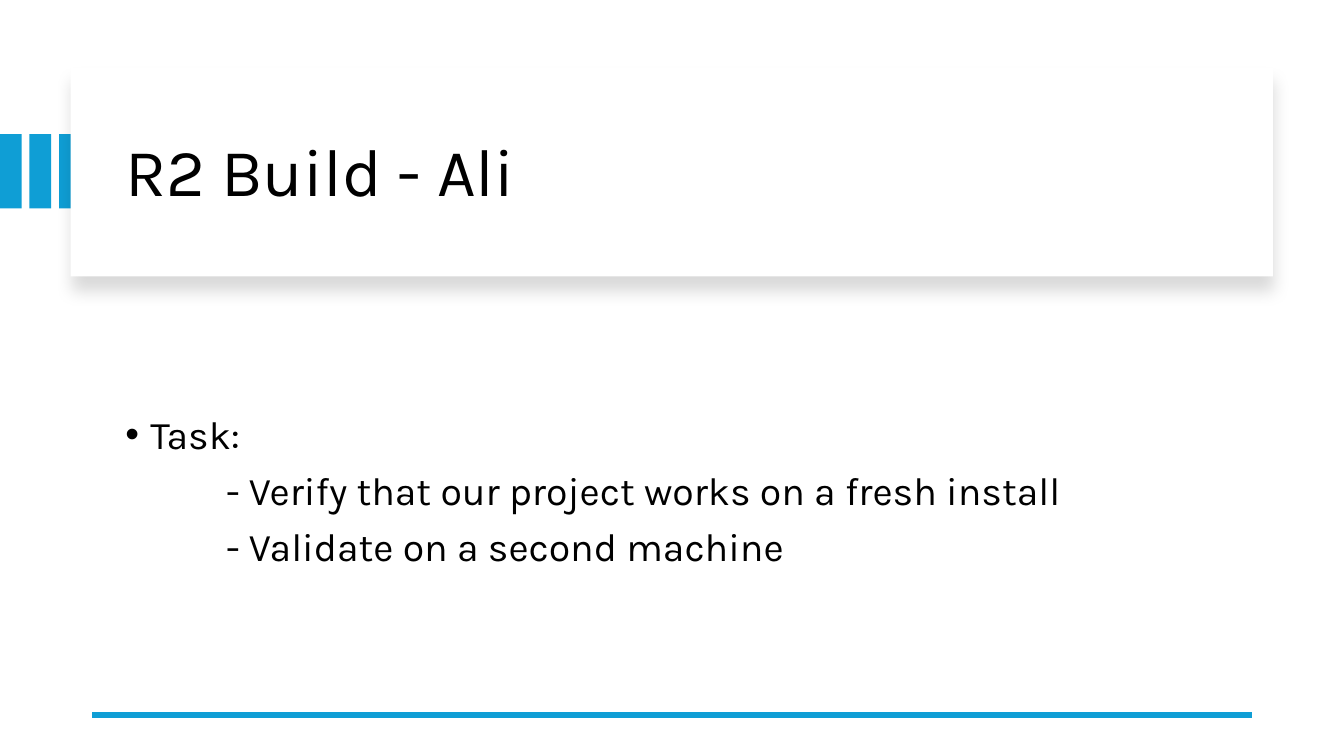
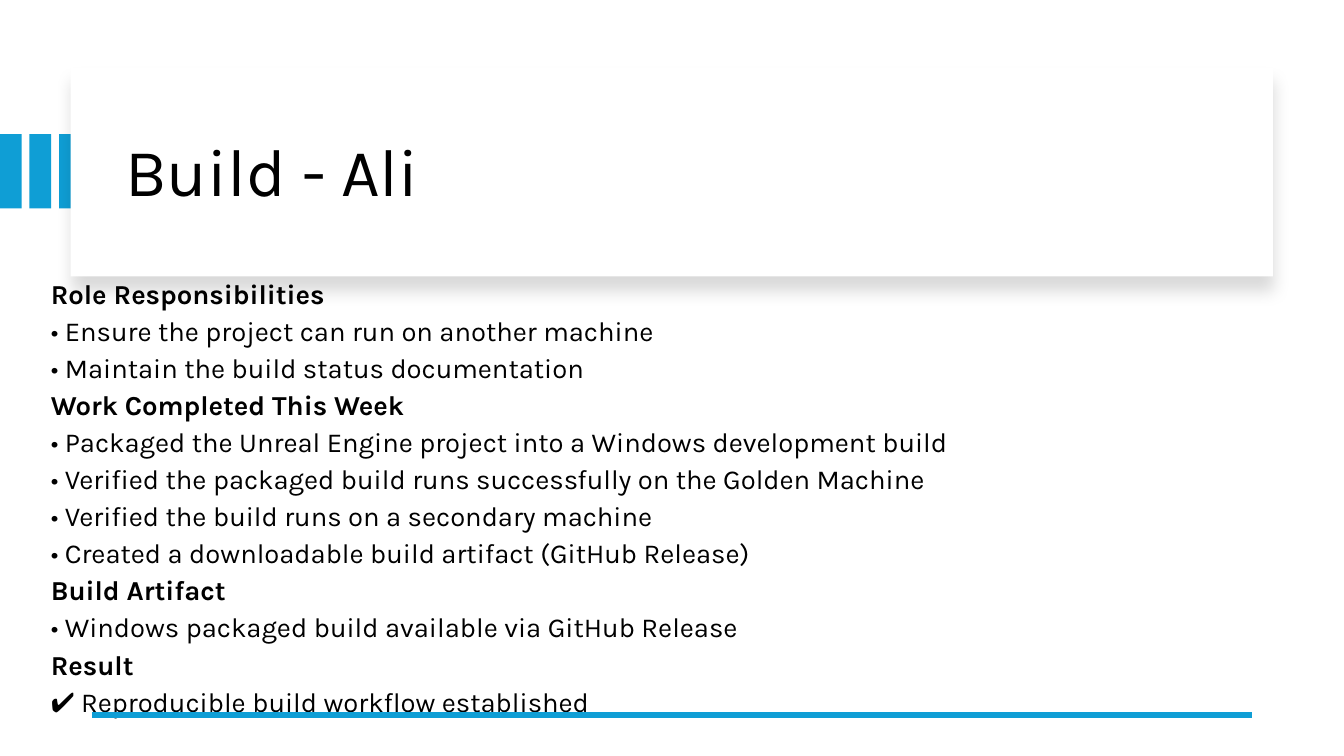
Before and after one commit to ctrl-muna/499-Codrone-Sim, a slide deck: slide 4 of docs/Presentation/W03_ PRESENTATION.pptx (slide 3 before the commit). Drawn at 1344x756 pixels with LibreOffice and Linux fonts; fonts in the diff are those of the drawing. Boxes give left, top, right and bottom in pixels: in the first picture for what was removed or moved away, otherwise in the second. Text is boxed around its words. In the diff, an @@ line names an element or a change of style, - is before the commit and + after.

Commit message:
Updating protocols and adding week 3 presentation

```diff
--- a/docs/Presentation/W03_ PRESENTATION.pptx
+++ b/docs/Presentation/W03_ PRESENTATION.pptx
@@ title at [125,149,418,197]: text changed @@
-R2 Build - Ali
+Build - Ali
@@ text at [51,284,947,719]: text changed; size 28 to 19.6 pt @@
-• Task:
-- Verify that our project works on a fresh install
-- Validate on a second machine
+Role Responsibilities
+• Ensure the project can run on another machine
+• Maintain the build status documentation
+Work Completed This Week
+• Packaged the Unreal Engine project into a Windows development build
+• Verified the packaged build runs successfully on the Golden Machine
+• Verified the build runs on a secondary machine
+• Created a downloadable build artifact (GitHub Release)
+Build Artifact
+• Windows packaged build available via GitHub Release
+Result
+✔ Reproducible build workflow established
```
Also in this commit, not shown: 5 other slides changed, 2 slides added, 1 slide removed, 1 other file.
